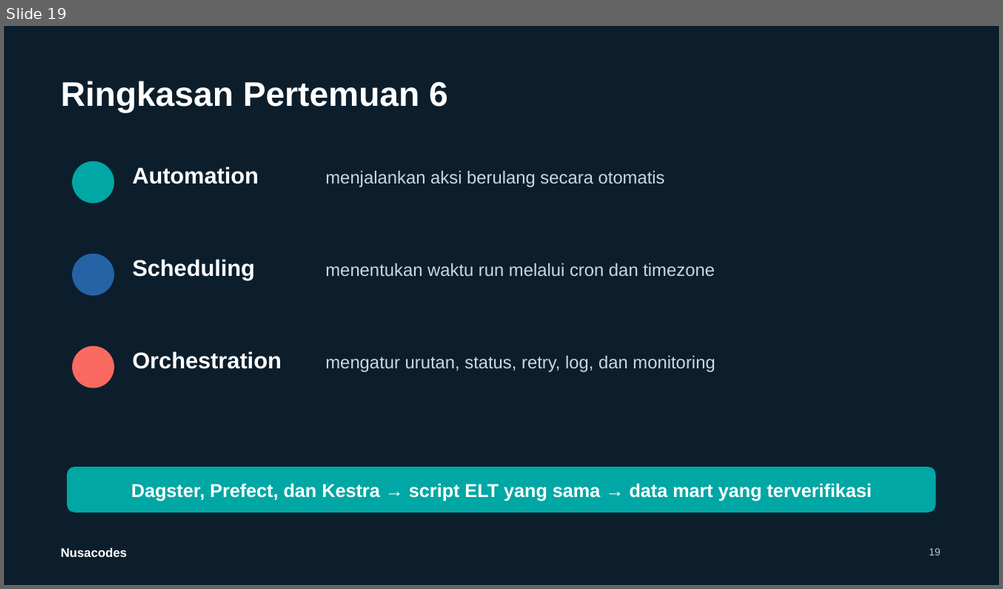
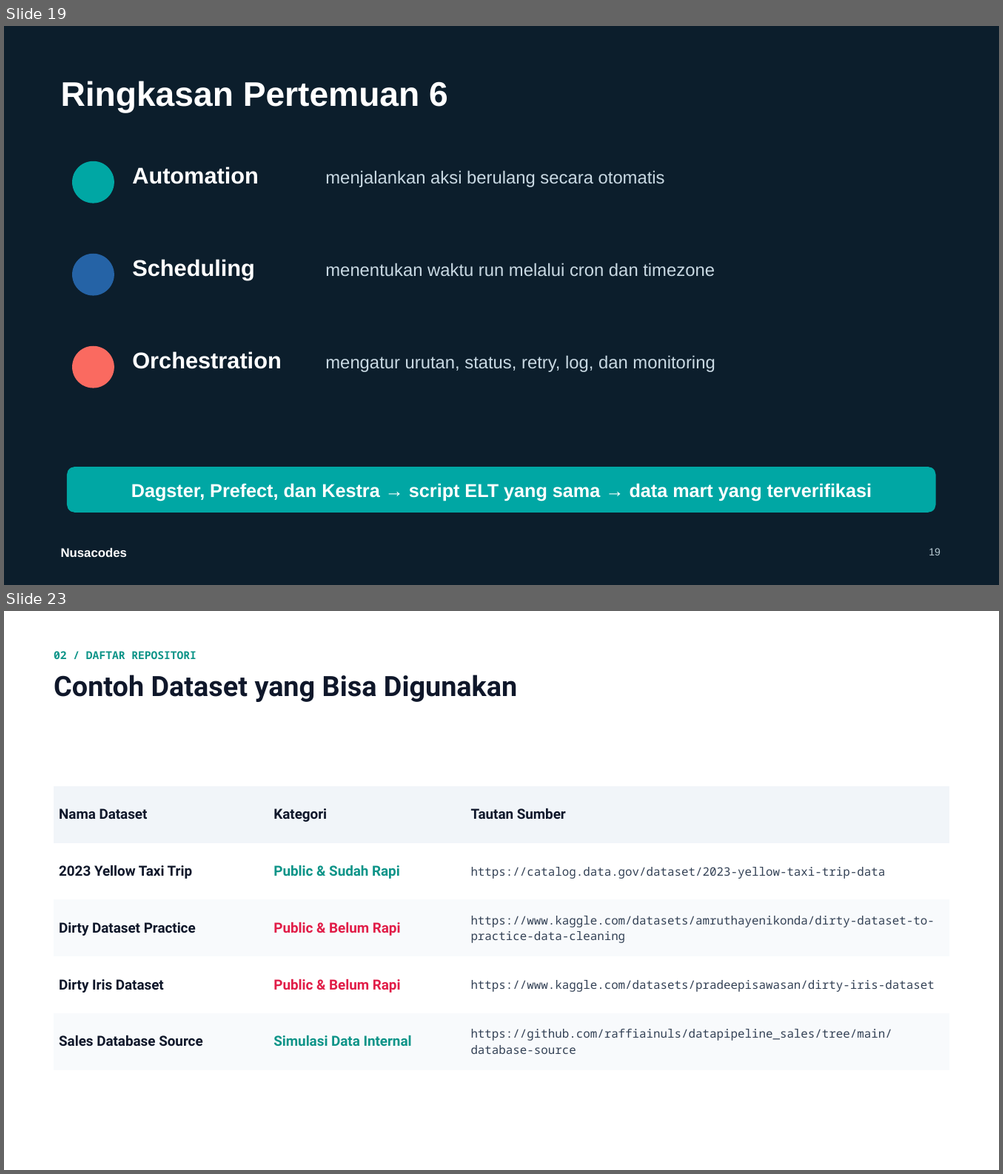
Before and after one commit to raffiainuls/bootcamp_beginner_de, a slide deck: pertemuan-6/slides/Pertemuan-6-Automation-Scheduling-dan-Orchestration.pptx. Shown one above the other, each under a label of ours: slide 19 before the commit, slides 19 and 23 after it; the slides between them are not shown. The pictures are 1003x589 and 1003x1174 pixels, drawn with LibreOffice and Linux fonts; fonts in the diff are those of the drawing. Boxes give left, top, right and bottom in pixels: in the first picture for what was removed or moved away, otherwise in the second. Text is boxed around its words. In the diff, an @@ line names an element or a change of style, - is before the commit and + after.

```diff
--- a/pertemuan-6/slides/Pertemuan-6-Automation-Scheduling-dan-Orchestration.pptx
+++ b/pertemuan-6/slides/Pertemuan-6-Automation-Scheduling-dan-Orchestration.pptx
@@ slide 23 added at (4,611,999,1170), background #FFFFFF @@
@@ text added at (54,651,196,659), 10.5 pt, text #0D9488, bold @@
+02 / DAFTAR REPOSITORI
@@ text added at (54,675,517,702), 27 pt, text #0F172A, bold @@
+Contoh Dataset yang Bisa Digunakan
@@ table added at (54,786,949,1057), 5 rows, 3 columns @@
+Nama Dataset | Kategori | Tautan Sumber
+2023 Yellow Taxi Trip | Public & Sudah Rapi | https://catalog.data.gov/dataset/2023-yellow-taxi-trip-data
+Dirty Dataset Practice | Public & Belum Rapi | https://www.kaggle.com/datasets/amruthayenikonda/dirty-dataset-to-practice-data-cleaning
+Dirty Iris Dataset | Public & Belum Rapi | https://www.kaggle.com/datasets/pradeepisawasan/dirty-iris-dataset
+Sales Database Source | Simulasi Data Internal | https://github.com/raffiainuls/datapipeline_sales/tree/main/database-source
```
Also in this commit, not shown: 1 slide changed, 5 other slides added.
